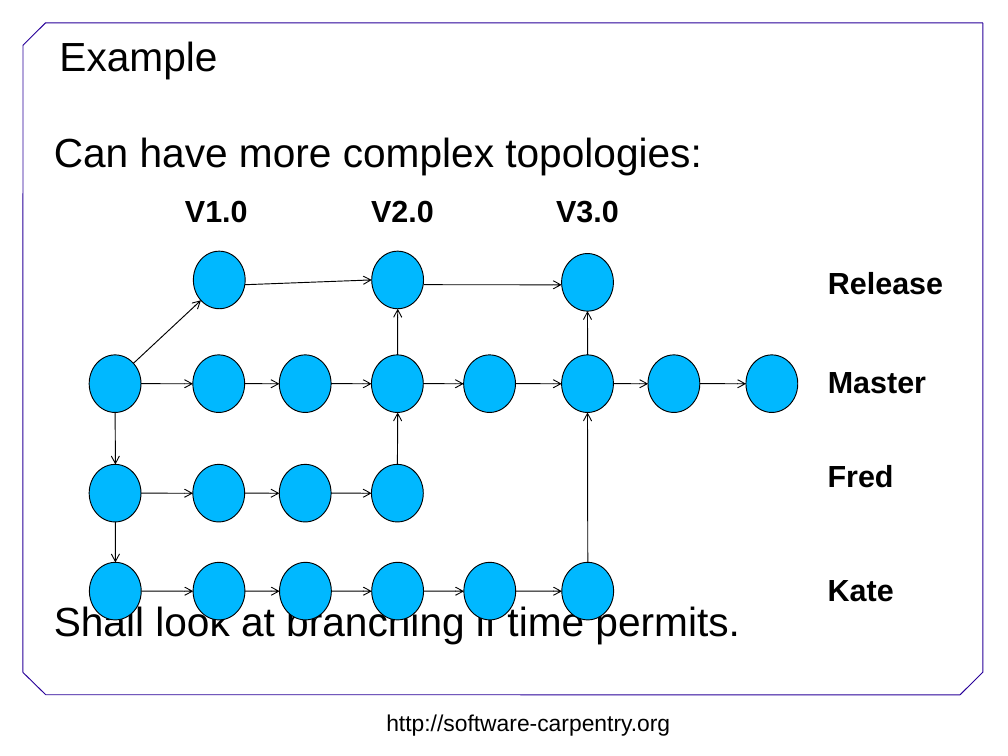
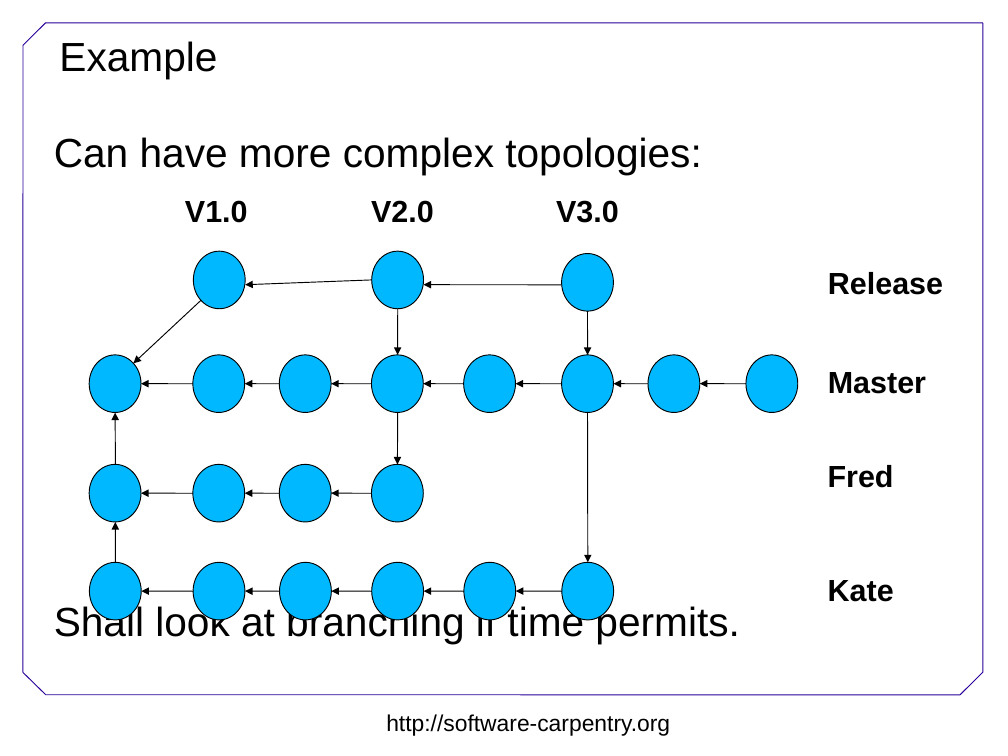
Before and after one commit to swcarpentry/DEPRECATED-boot-camps, a slide deck: slide 11 of version-control/git-oxford/Version-control.ppt. Drawn at 1008x756 pixels with LibreOffice and Linux fonts; fonts in the diff are those of the drawing; background and template pictures are left out. Boxes give left, top, right and bottom in pixels: in the first picture for what was removed or moved away, otherwise in the second. Text is boxed around its words. In the diff, an @@ line names an element or a change of style, - is before the commit and + after.

Commit message:
Removed hyperlinks at the end and changed schematic diagrams of arrows to point from child to parent.

```diff
--- a/version-control/git-oxford/Version-control.ppt
+++ b/version-control/git-oxford/Version-control.ppt
@@ arrow (245, 284) - (372, 280): arrowheads changed @@
@@ arrow (424, 284) - (562, 284): arrowheads changed @@
@@ arrow (134, 363) - (201, 300): arrowheads changed @@
@@ arrow (398, 355) - (398, 309): arrowheads changed @@
@@ arrow (588, 355) - (588, 311): arrowheads changed @@
@@ arrow (141, 384) - (193, 384): arrowheads changed @@
@@ arrow (245, 384) - (280, 384): arrowheads changed @@
@@ arrow (331, 384) - (371, 384): arrowheads changed @@
@@ arrow (424, 384) - (464, 384): arrowheads changed @@
@@ arrow (516, 384) - (562, 384): arrowheads changed @@
@@ arrow (614, 384) - (649, 384): arrowheads changed @@
@@ arrow (700, 384) - (746, 384): arrowheads changed @@
@@ arrow (115, 413) - (115, 465): arrowheads changed @@
@@ arrow (398, 465) - (398, 413): arrowheads changed @@
@@ arrow (588, 563) - (588, 413): arrowheads changed @@
@@ arrow (141, 493) - (193, 493): arrowheads changed @@
@@ arrow (245, 493) - (280, 493): arrowheads changed @@
@@ arrow (331, 493) - (371, 493): arrowheads changed @@
@@ arrow (115, 522) - (115, 563): arrowheads changed @@
@@ arrow (142, 591) - (193, 592): arrowheads changed @@
@@ arrow (245, 591) - (280, 592): arrowheads changed @@
@@ arrow (331, 591) - (372, 592): arrowheads changed @@
@@ arrow (424, 591) - (464, 592): arrowheads changed @@
@@ arrow (516, 591) - (563, 592): arrowheads changed @@
```
Also in this commit, not shown: 5 other slides changed.
